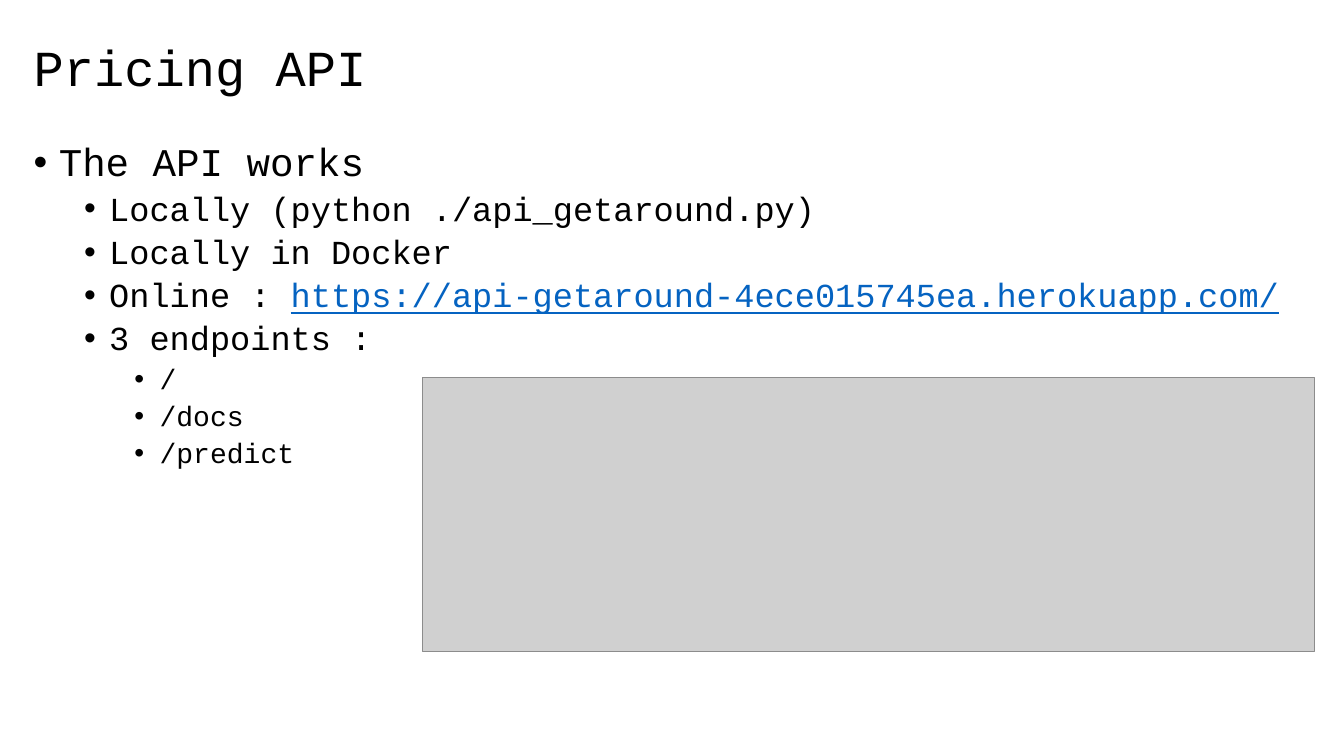
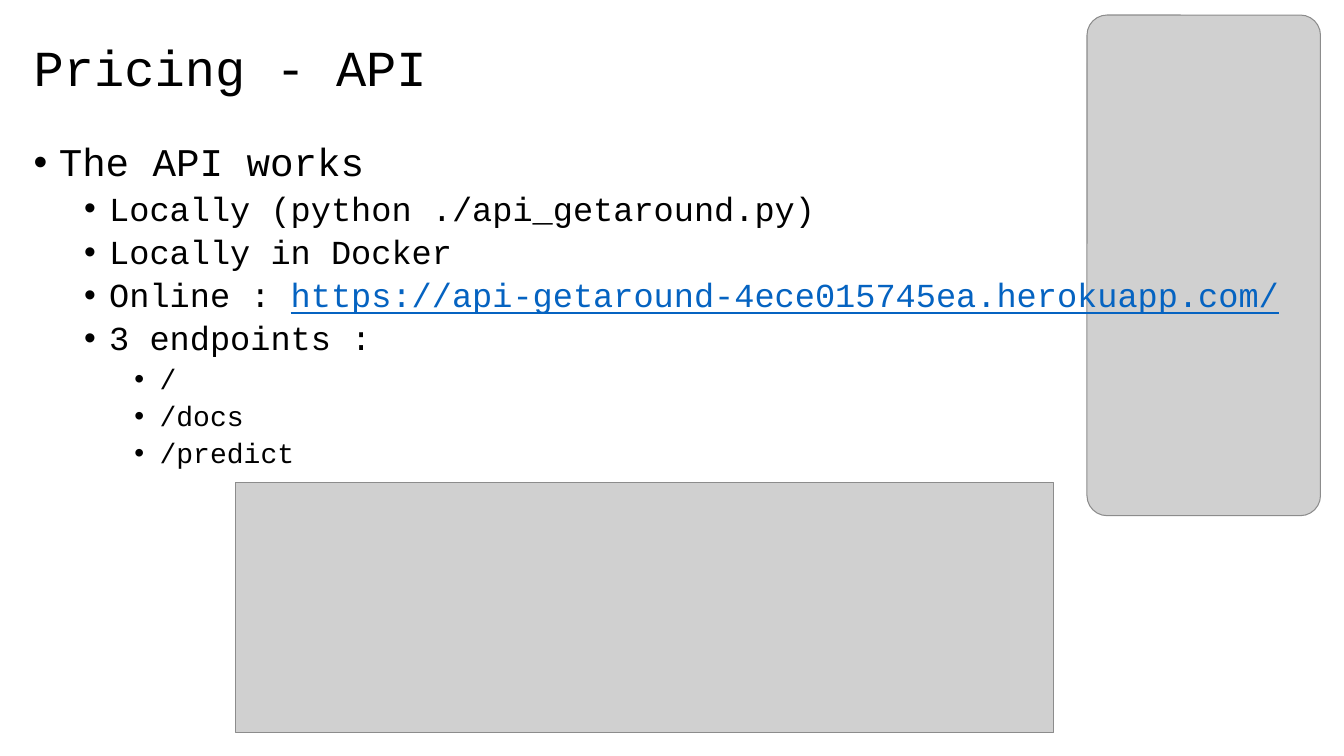
Before and after one commit to 40tude/02_Data-Science_Fullstack_march_2024, a slide deck: slide 7 of 08_deployment/99_Project_getaround/01_getaround_project.pptx. Drawn at 1344x756 pixels with LibreOffice and Linux fonts; fonts in the diff are those of the drawing; grey boxes stand for pictures. Boxes give left, top, right and bottom in pixels: in the first picture for what was removed or moved away, otherwise in the second. Text is boxed around its words. In the diff, an @@ line names an element or a change of style, - is before the commit and + after.

```diff
--- a/08_deployment/99_Project_getaround/01_getaround_project.pptx
+++ b/08_deployment/99_Project_getaround/01_getaround_project.pptx
@@ picture added at <box>1087,15,1321,516</box> @@
@@ title at <box>34,49,427,97</box>: text changed @@
-Pricing API
+Pricing - API
@@ picture: place and size @@
-picture at <box>422,378,1315,651</box>
+picture at <box>236,482,1054,733</box>
```
Also in this commit, not shown: 8 other slides changed, 1 slide added, 3 other files.
